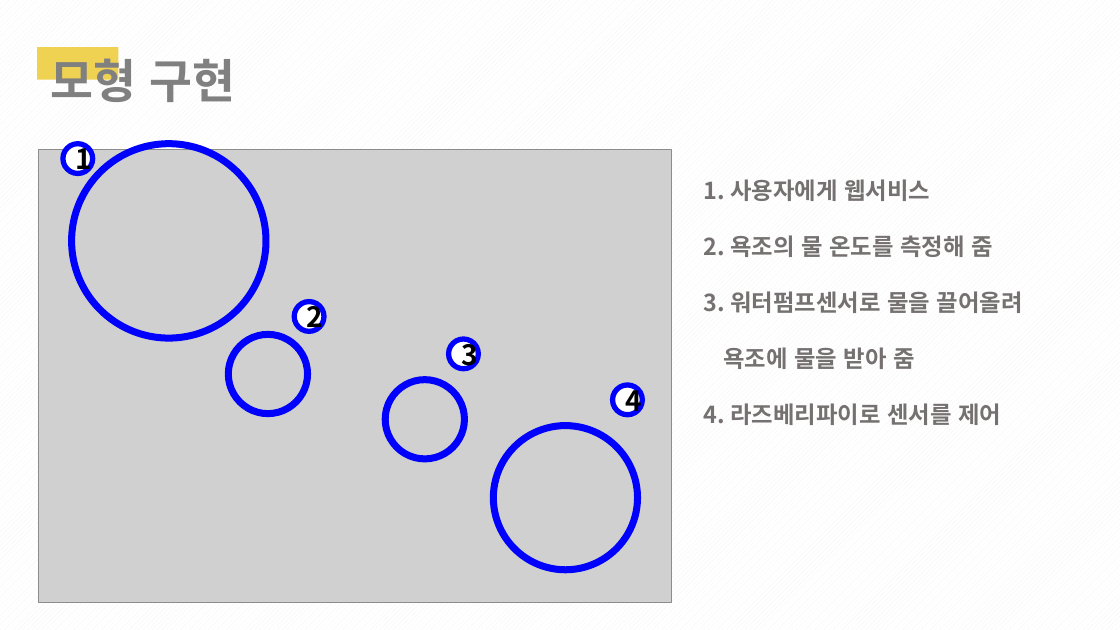
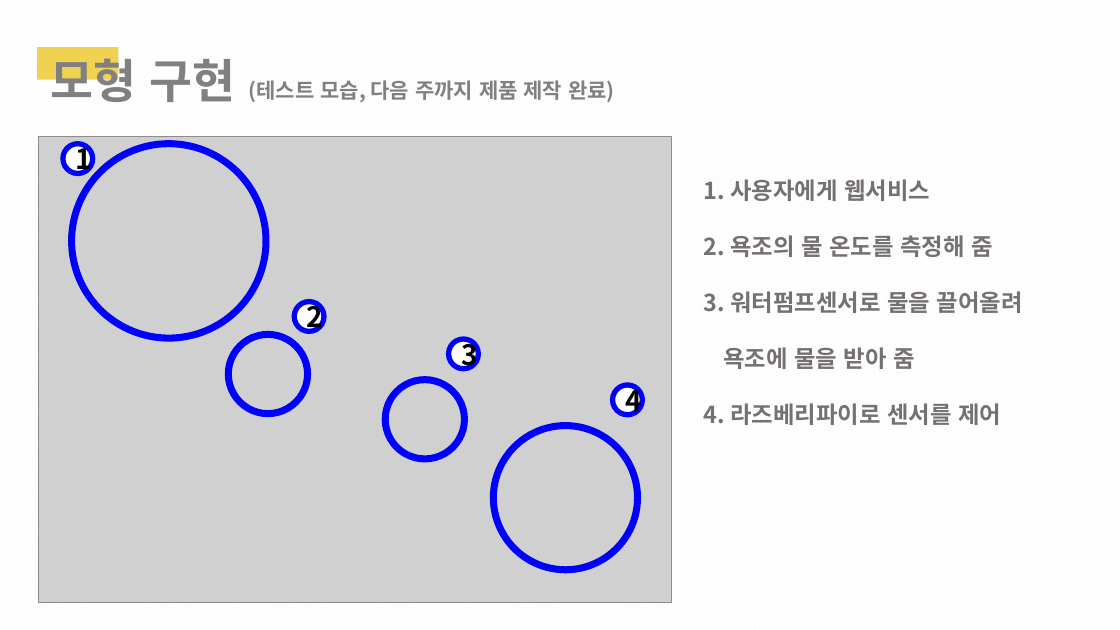
Before and after one commit to 1team-CapstonDesign1/weekly_Report, a slide deck: slide 31 of Week_13/1조_13주차_cd_발표PPT.pptx. Drawn at 1120x630 pixels with LibreOffice and Linux fonts; fonts in the diff are those of the drawing; grey boxes stand for pictures. Boxes give left, top, right and bottom in pixels: in the first picture for what was removed or moved away, otherwise in the second. Text is boxed around its words. In the diff, an @@ line names an element or a change of style, - is before the commit and + after.

```diff
--- a/Week_13/1조_13주차_cd_발표PPT.pptx
+++ b/Week_13/1조_13주차_cd_발표PPT.pptx
@@ text at [51, 51, 615, 111]: text changed; size 40 to 18 pt @@
-모형 구현
+모형 구현 (테스트 모습, 다음 주까지 제품 제작 완료)
@@ picture: place and size @@
-picture at [39, 149, 671, 602]
+picture at [39, 136, 671, 602]
```
Also in this commit, not shown: 11 other slides changed, 2 other files.
